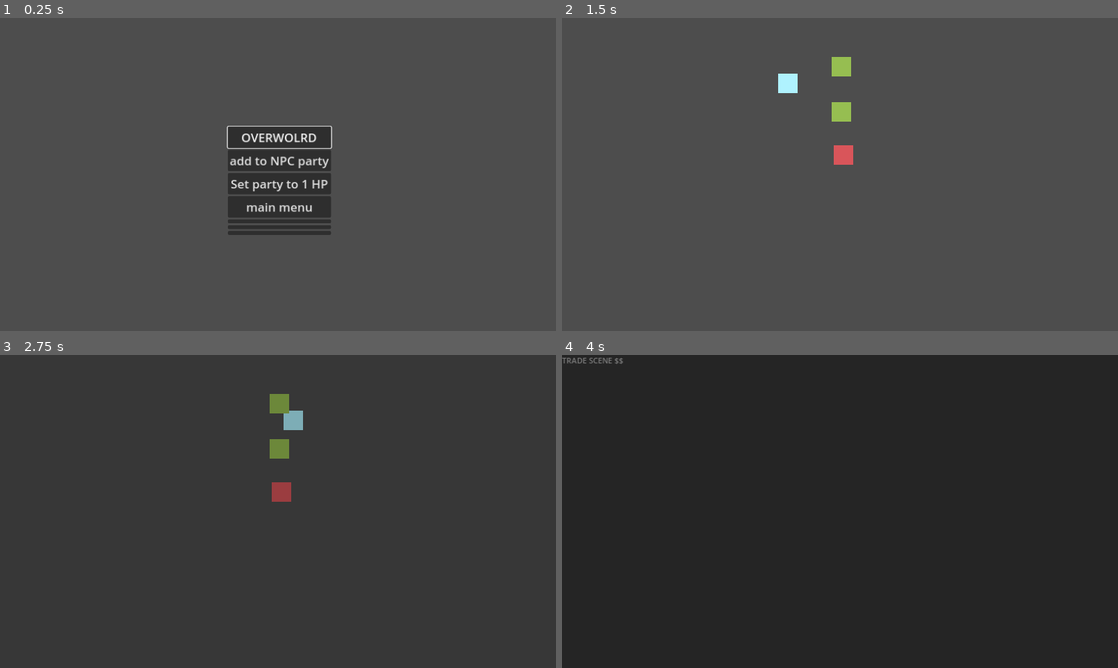
Above: before the commit, frames 1-4 (two rows, left to right).
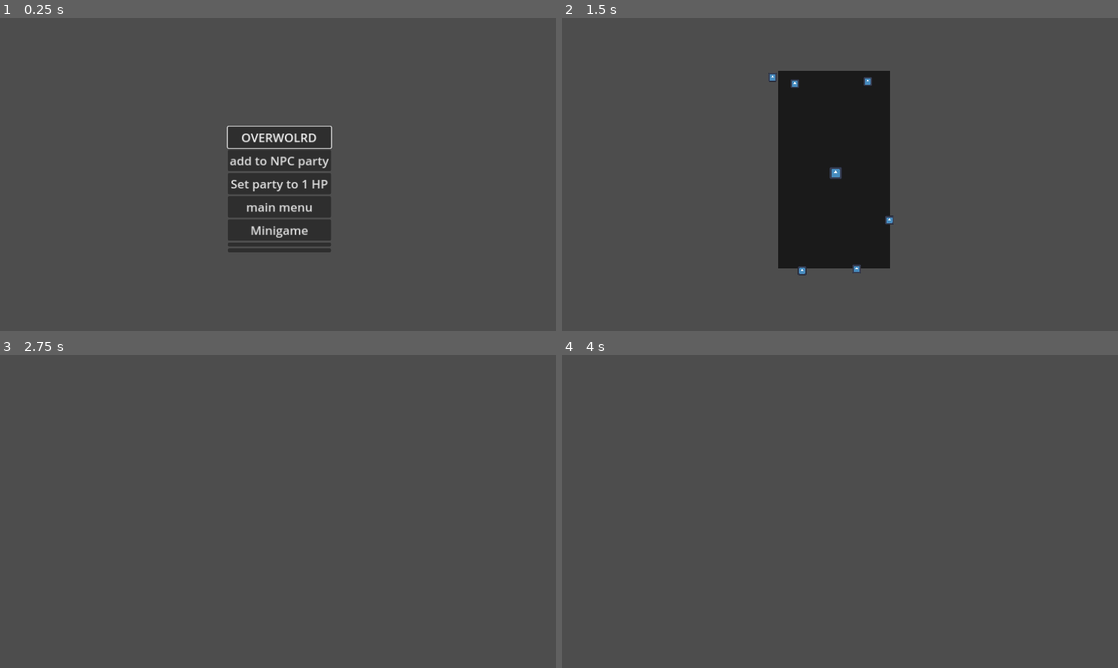
Above: after the commit, the same moments.

Repository: Where-is-my-input/Erratic-Seasons
Game: Godot game, scene res://game_scenes/n_2d_debug_scene.tscn
Two runs of this game, one before a commit and one after it. Both use one fixed random seed, a clock stepped at 60 frames per second and the inputs below. The engine's default icon, where the game draws it, is replaced by a stand-in: a white triangle on a blue panel in a dark square.
Inputs (mouse positions are in pixels of both pictures, inside the frame that each line leads up to; where the layout moved, square brackets give the same spot in the first picture):
- Up to frame 1 (0.25 s): no input
- Up to frame 2 (1.5 s): click (840, 230) [840, 221] at 0.5 s; click (840, 136) at 1.25 s, where only the run before the commit has a clickable "OVERWOLRD"
- Up to frame 3 (2.75 s): hold D (right) from 2.03 s (still down)
- Up to frame 4 (4 s): release D (right) at 2.78 s; hold S (down) 2.78-3.53 s; hold D (right) from 3.53 s (still down)

The runs differ from the first frame. In frame 1, 1.1% of the frame differs, in the area x 41-60%, y 65-75%; in frame 2, 13%; in frame 3, 0.9%; in frame 4, 100%, in the area x 0-100%, y 0-100%.

Commit message:
minigame projectiles

Diff:
--- a/game_scenes/game_over_minigame/game_over_minigame.gd
+++ b/game_scenes/game_over_minigame/game_over_minigame.gd
@@ -2,6 +2,22 @@
 
 var character:Node2D
 
+@export var difficulty:int = 10
+
+#func _init(dif = 100):
+	#difficulty = dif
+
+func _ready():
+	z_index = 20
+
 func _on_tmr_revive_timeout():
+	if character == null: return
 	character.revive()
 	queue_free()
+
+func _on_hurtbox_body_entered(body):
+	print("Minigame failed")
+	queue_free()
+
+func _on_despawner_body_exited(body):
+	body.queue_free()
--- a/game_scenes/game_over_minigame/game_over_minigame.tscn
+++ b/game_scenes/game_over_minigame/game_over_minigame.tscn
@@ -1,8 +1,9 @@
-[gd_scene load_steps=7 format=3 uid="uid://dofnxkn5mwsri"]
+[gd_scene load_steps=9 format=3 uid="uid://dofnxkn5mwsri"]
 
 [ext_resource type="Script" path="res://game_scenes/game_over_minigame/player.gd" id="1_qfqtu"]
 [ext_resource type="Script" path="res://game_scenes/game_over_minigame/game_over_minigame.gd" id="1_urof0"]
 [ext_resource type="Texture2D" uid="uid://cw2ov7o26iosr" path="res://icon.svg" id="2_82w08"]
+[ext_resource type="PackedScene" uid="uid://c330gagwai2ik" path="res://game_scenes/game_over_minigame/spawner.tscn" id="4_nf712"]
 
 [sub_resource type="RectangleShape2D" id="RectangleShape2D_r00bq"]
 size = Vector2(24, 24)
@@ -12,9 +13,11 @@
 [sub_resource type="RectangleShape2D" id="RectangleShape2D_h5tbo"]
 size = Vector2(8, 410.25)
 
+[sub_resource type="RectangleShape2D" id="RectangleShape2D_g1vfs"]
+size = Vector2(244, 418)
+
 [node name="gameOverMinigame" type="Node2D"]
-z_index = 18
-position = Vector2(456, 96)
+position = Vector2(448, 110)
 script = ExtResource("1_urof0")
 
 [node name="ColorRect" type="ColorRect" parent="."]
@@ -36,6 +39,8 @@
 debug_color = Color(0.154628, 0.51833, 1, 0.42)
 
 [node name="hurtbox" type="Area2D" parent="player"]
+collision_layer = 0
+collision_mask = 2
 
 [node name="CollisionShape2D" type="CollisionShape2D" parent="player/hurtbox"]
 shape = SubResource("RectangleShape2D_mhuw3")
@@ -70,4 +75,43 @@
 one_shot = true
 autostart = true
 
+[node name="spawner2" parent="." instance=ExtResource("4_nf712")]
+position = Vector2(190, -7)
+movementFrom = Vector2(-5, 25)
+movementTo = Vector2(-10, 50)
+
+[node name="spawner" parent="." instance=ExtResource("4_nf712")]
+position = Vector2(28, -8)
+
+[node name="spawner3" parent="." instance=ExtResource("4_nf712")]
+position = Vector2(169, 414)
+movementFrom = Vector2(-5, -5)
+movementTo = Vector2(-10, -10)
+
+[node name="spawner4" parent="." instance=ExtResource("4_nf712")]
+position = Vector2(45, 415)
+movementFrom = Vector2(5, -1)
+movementTo = Vector2(10, -5)
+
+[node name="spawner5" parent="." instance=ExtResource("4_nf712")]
+position = Vector2(-20, 11)
+movementFrom = Vector2(1, 0)
+movementTo = Vector2(75, 5)
+
+[node name="spawner6" parent="." instance=ExtResource("4_nf712")]
+position = Vector2(259, 391)
+movementFrom = Vector2(-30, 0)
+movementTo = Vector2(-31, -75)
+yDrift = -50
+
+[node name="despawner" type="Area2D" parent="."]
+collision_mask = 3
+
+[node name="CollisionShape2D" type="CollisionShape2D" parent="despawner"]
+position = Vector2(117, 204)
+shape = SubResource("RectangleShape2D_g1vfs")
+debug_color = Color(0.838371, 0.812423, 1, 0.42)
+
+[connection signal="body_entered" from="player/hurtbox" to="." method="_on_hurtbox_body_entered"]
 [connection signal="timeout" from="tmrRevive" to="." method="_on_tmr_revive_timeout"]
+[connection signal="body_exited" from="despawner" to="." method="_on_despawner_body_exited"]
--- /dev/null
+++ b/game_scenes/game_over_minigame/minigame_projectile.gd
@@ -0,0 +1,8 @@
+extends CharacterBody2D
+
+@export var movement:Vector2 = Vector2(10,50)
+
+func _physics_process(delta):
+	velocity = movement
+	velocity += Vector2(get_parent().xDrift, get_parent().yDrift)
+	move_and_slide()
--- /dev/null
+++ b/game_scenes/game_over_minigame/minigame_projectile.tscn
@@ -0,0 +1,20 @@
+[gd_scene load_steps=4 format=3 uid="uid://cke0stcjsoctr"]
+
+[ext_resource type="Script" path="res://game_scenes/game_over_minigame/minigame_projectile.gd" id="1_8ynta"]
+[ext_resource type="Texture2D" uid="uid://cw2ov7o26iosr" path="res://icon.svg" id="2_l06kn"]
+
+[sub_resource type="RectangleShape2D" id="RectangleShape2D_l6xa4"]
+size = Vector2(14, 14)
+
+[node name="minigameProjectile" type="CharacterBody2D"]
+collision_layer = 2
+collision_mask = 0
+script = ExtResource("1_8ynta")
+
+[node name="CollisionShape2D" type="CollisionShape2D" parent="."]
+z_index = 1
+shape = SubResource("RectangleShape2D_l6xa4")
+
+[node name="Sprite2D" type="Sprite2D" parent="."]
+scale = Vector2(0.140625, 0.140625)
+texture = ExtResource("2_l06kn")
--- a/game_scenes/game_over_minigame/player.gd
+++ b/game_scenes/game_over_minigame/player.gd
@@ -1,7 +1,7 @@
 extends CharacterBody2D
 
 
-const SPEED = 300.0
+const SPEED = 150.0
 const JUMP_VELOCITY = -400.0
 
 # Get the gravity from the project settings to be synced with RigidBody nodes.
--- /dev/null
+++ b/game_scenes/game_over_minigame/spawner.gd
@@ -0,0 +1,24 @@
+extends Node2D
+@onready var timer = $Timer
+
+@export var movementFrom:Vector2 = Vector2(5,25)
+@export var movementTo:Vector2 = Vector2(10,50)
+
+@export var xDrift:int = 0
+@export var yDrift:int = 0
+
+const MINIGAME_PROJECTILE = preload("res://game_scenes/game_over_minigame/minigame_projectile.tscn")
+
+func _ready():
+	spawn()
+	timer.start(randi_range(0, 10 - get_parent().difficulty))
+
+func _on_timer_timeout():
+	spawn()
+	timer.start(randi_range(0, 10 - get_parent().difficulty))
+
+func spawn():
+	print("Spawn called ", global_position)
+	var projectile = MINIGAME_PROJECTILE.instantiate()
+	projectile.movement = Vector2(randi_range(movementFrom.x, movementTo.x), randi_range(movementFrom.y, movementTo.y))
+	add_child(projectile)
--- /dev/null
+++ b/game_scenes/game_over_minigame/spawner.tscn
@@ -0,0 +1,11 @@
+[gd_scene load_steps=2 format=3 uid="uid://c330gagwai2ik"]
+
+[ext_resource type="Script" path="res://game_scenes/game_over_minigame/spawner.gd" id="1_4g3gq"]
+
+[node name="spawner" type="Node2D"]
+script = ExtResource("1_4g3gq")
+
+[node name="Timer" type="Timer" parent="."]
+one_shot = true
+
+[connection signal="timeout" from="Timer" to="." method="_on_timer_timeout"]
--- a/game_scenes/n_2d_debug_scene.gd
+++ b/game_scenes/n_2d_debug_scene.gd
@@ -22,3 +22,7 @@
 
 func _on_button_4_pressed():
 	get_tree().change_scene_to_file("res://UI/main_menu.tscn")
+
+
+func _on_button_5_pressed():
+	get_tree().change_scene_to_file("res://game_scenes/game_over_minigame/game_over_minigame.tscn")
--- a/game_scenes/n_2d_debug_scene.tscn
+++ b/game_scenes/n_2d_debug_scene.tscn
@@ -41,6 +41,7 @@
 
 [node name="Button5" type="Button" parent="Container/BoxContainer"]
 layout_mode = 2
+text = "Minigame"
 
 [node name="Button6" type="Button" parent="Container/BoxContainer"]
 layout_mode = 2
@@ -52,3 +53,4 @@
 [connection signal="pressed" from="Container/BoxContainer/Button2" to="." method="_on_button_2_pressed"]
 [connection signal="pressed" from="Container/BoxContainer/Button3" to="." method="_on_button_3_pressed"]
 [connection signal="pressed" from="Container/BoxContainer/Button4" to="." method="_on_button_4_pressed"]
+[connection signal="pressed" from="Container/BoxContainer/Button5" to="." method="_on_button_5_pressed"]
